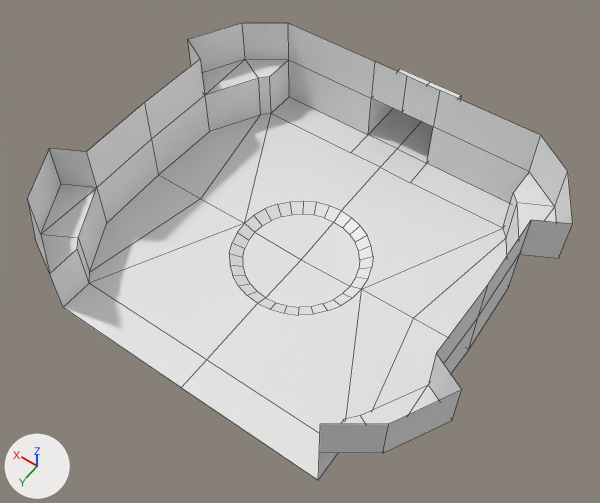
An edit to the FBX model Assets/Models/1st_floor.fbx, drawn before and after from the same camera.
One viewpoint serves both versions: a 50 mm camera at (-2.16, 2.55, 2.69) aimed at (-0.97, 0.89, 0.08). Arrows for +X, +Y and +Z are at lower left; the lights stay in place. Mesh edges are drawn as thin lines. Where no turn or scale is listed for an object, it has been applied to the vertices.

In view in the first picture: 'Bottom'.
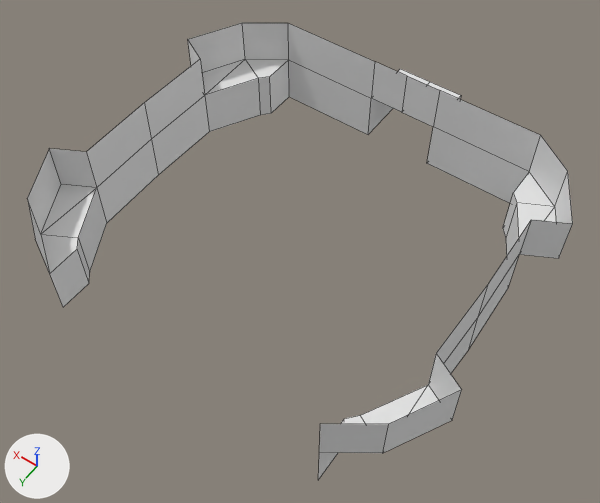
Changed parts and their boxes (x1, y1, x2, y2) in the pictures (600 x 503 px):
part 1 of me_plane_002, deleted: before (63, 97, 510, 480)

Patch to the scene script:
```diff
--- a/Assets/Models/1st_floor.fbx.py
+++ b/Assets/Models/1st_floor.fbx.py
@@ me_plane_002 @@
 # used by ob_bottom; location = (-0.95, 0.85, 0.0)
-me_plane_002.from_pydata(...)  # 149 vertices, 112 faces; spans x -0.89..0.89, y -0.99..0.75, z -0.03..0.42
+me_plane_002.from_pydata(...)  # 76 vertices, 56 faces; spans x -0.89..0.89, y -0.99..0.75, z 0.0..0.42
+# me_plane_002 part 1
+# 73 vertices are removed from x -0.53..0.53, y -0.75..0.75, z -0.03..0.0
+# 56 faces are deleted
```
